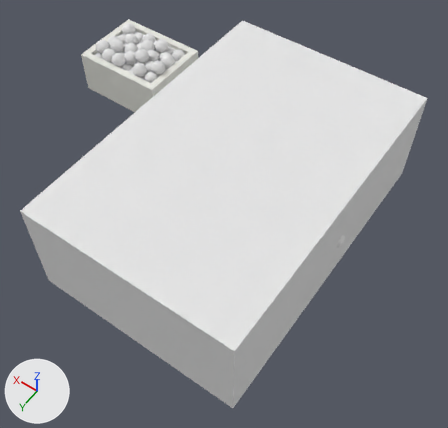
An edit to the Blender file blender/mastermind.blend, drawn before and after from the same camera.
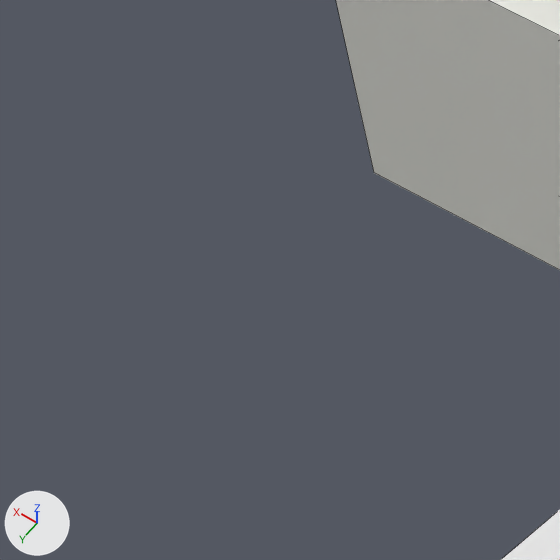
Each version appears first whole from a 50 mm lens placed at (-2.98, 2.99, 4.73), pointed at (-0.9, 0.08, 0.16), and next in a close-up on the part from 9% to 25% of the width and 15% to 32% of the height. Lighting does not change. The marker at lower left points along +X, +Y and +Z. The close-ups show mesh edges as thin lines.

The first close-up shows 'Box', 'Masermind'.
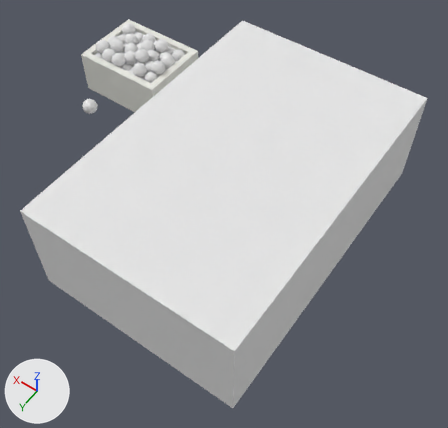
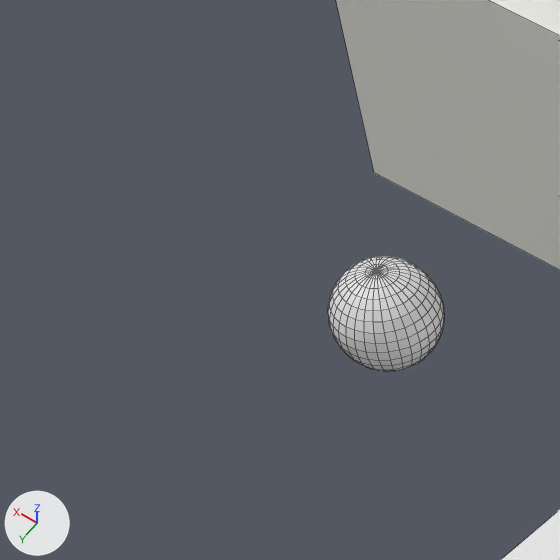
Where the newer file only moved an object's origin or applied its transform, the numbers keep the older frame.

The change, as a list of edits to the scene's bpy script:
```text
Change ob_ball:
    ob_ball.location: (-1.956, -0.084, 0.427) -> (0.888, -0.084, 0.427)
```

Boxes [x1, y1, x2, y2] around the edits, measured in the close-ups (560 x 560 px):
'Ball', moved (not visible before): after [328, 256, 444, 372]
